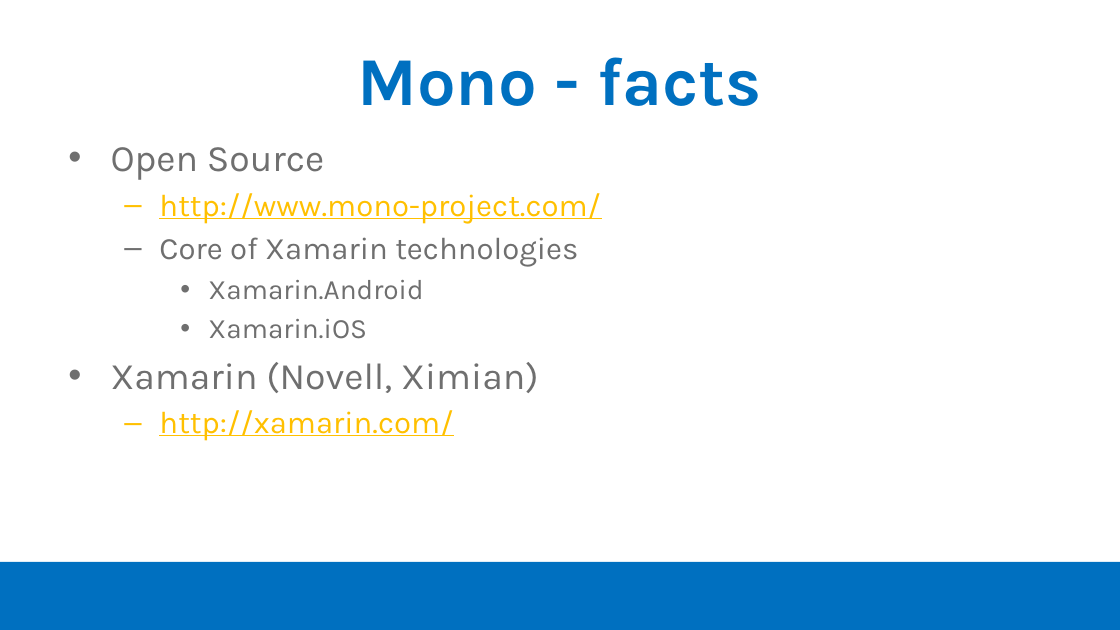
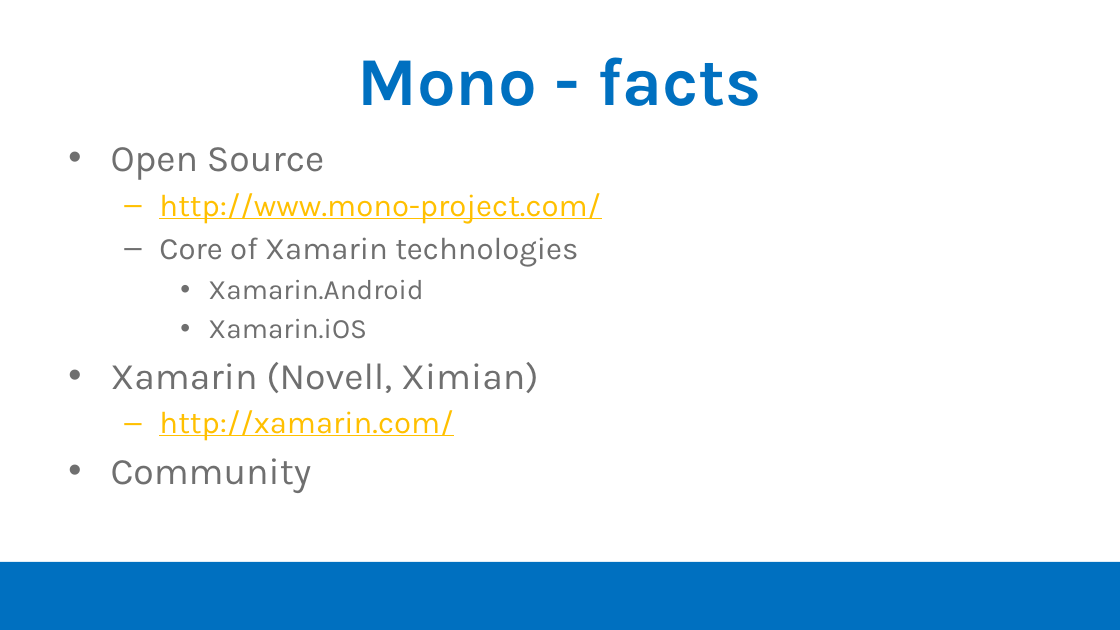
Before and after one commit to moljac/ASP.net.v5-AKA-vNext-Windays15, a slide deck: slide 5 of talk/Windays15 - ASP.net v.5 (vNext) on Linux and Mac OSX.pptx (slide 7 before the commit). Drawn at 1120x630 pixels with LibreOffice and Linux fonts; fonts in the diff are those of the drawing; background and template pictures are left out. Boxes give left, top, right and bottom in pixels: in the first picture for what was removed or moved away, otherwise in the second. Text is boxed around its words. In the diff, an @@ line names an element or a change of style, - is before the commit and + after.

```diff
--- a/talk/Windays15 - ASP.net v.5 (vNext) on Linux and Mac OSX.pptx
+++ b/talk/Windays15 - ASP.net v.5 (vNext) on Linux and Mac OSX.pptx
@@ text at (111,458,312,493): paragraph added @@
+• Community
```
Also in this commit, not shown: 14 other slides changed, 3 slides added, 3 slides removed.
